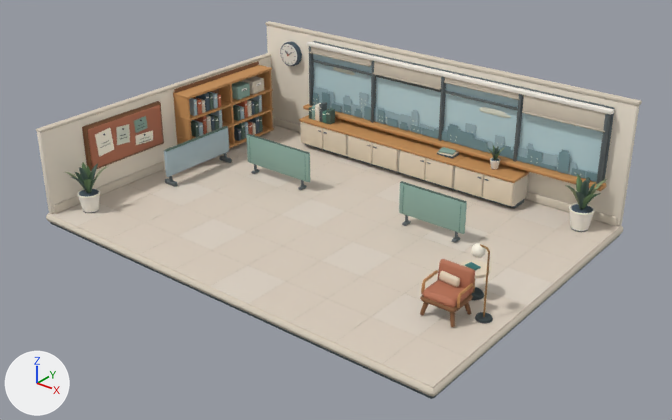
What one commit did to the glTF model worker/public/office/room.glb.
Rendered twice from a 50 mm lens placed at (13.57, -16.75, 10.7), pointed at (0.41, -0.3, 0.5). The axes (+X, +Y, +Z) are drawn at lower left. The lights are the same throughout. The older version comes first. Vertices at exactly the same position are counted once.

The scene before the commit, as lines of its bpy script (objects in view):
```python
ob_studio = bpy.data.objects.new('Studio', me_studio_web_mesh)
ob_studio.location = (0.0, 0.0, 0.0)
```
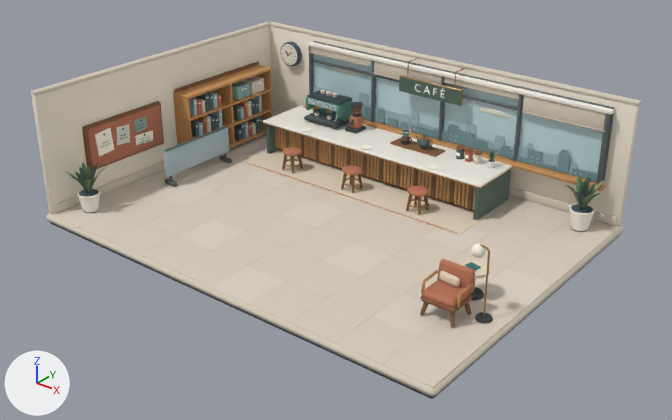
The change, as a diff of the scene's bpy script:
```diff
--- a/worker/public/office/room.glb.py
+++ b/worker/public/office/room.glb.py
@@ me_studio_web_mesh @@
-me_studio_web_mesh.from_pydata(...)  # 13354 vertices, 24736 faces; spans x -6.07..6.07, y -4.43..4.43, z -0.31..3.33
+me_studio_web_mesh.from_pydata(...)  # 26486 vertices, 50364 faces; spans x -6.07..6.07, y -4.43..4.43, z -0.31..3.33
+# me_studio_web_mesh part 1: a new loose piece, a box spanning x -3.27..-2.19, y 2.895..3.159, z 1.22..1.257, in mat_slate (dark grey #5b6466)
+# me_studio_web_mesh part 2: the loose piece of 72 vertices spanning x -6.03..-5.83, y -4.32..4.32, z 2.26..2.34 is moved by (0.0, 0.0, 0.98)
+# me_studio_web_mesh part 3: a new loose piece, a 24-sided cylinder along z spanning x 2.15..2.37, y 3.26..3.48, z 1.06..1.33, in mat_alabaster (pale yellow #d8cdbb)
+# me_studio_web_mesh part 4: the loose piece of 72 vertices spanning x -3.85..-2.98, y 3.28..3.32, z 0.14..0.81 is scaled about its middle by (0.064, 1.27, 1.18), then moved by (-0.73, -0.78, 0.05), in mat_honey_oak (orange #c48e56)
+# me_studio_web_mesh part 5: the loose piece of 72 vertices spanning x -3.57..-3.51, y 0.92..0.98, z 0.05..0.39 is scaled about its middle by (1.29, 0.579, 2.35), then moved by (-0.49, 1.58, 0.31), in mat_honey_oak (orange #c48e56)
+# me_studio_web_mesh part 6: the loose piece of 72 vertices spanning x -2.96..-2.1, y 3.28..3.32, z 0.14..0.81 is scaled about its middle by (0.064, 1.27, 1.18), then moved by (-0.36, -0.78, 0.05), in mat_honey_oak (orange #c48e56)
+# me_studio_web_mesh part 7: the loose piece of 72 vertices spanning x -3.82..-1.5, y 0.91..0.99, z 0.27..1.14 is scaled about its middle by (0.0237, 0.708, 0.924), then moved by (-0.11, 1.58, -0.18), in mat_honey_oak (orange #c48e56)
+# me_studio_web_mesh part 8: the loose piece of 72 vertices spanning x -1.81..-1.75, y 0.92..0.98, z 0.05..0.39 is scaled about its middle by (1.29, 0.579, 2.35), then moved by (-0.42, 1.58, 0.31), in mat_honey_oak (orange #c48e56)
+# me_studio_web_mesh part 9: the loose piece of 72 vertices spanning x -0.19..0.68, y 3.28..3.32, z 0.14..0.81 is scaled about its middle by (0.064, 1.27, 1.18), then moved by (-0.15, -0.78, 0.05), in mat_honey_oak (orange #c48e56)
+# me_studio_web_mesh part 10: the loose piece of 72 vertices spanning x 1.67..1.73, y 0.92..0.98, z 0.05..0.39 is scaled about its middle by (1.29, 0.579, 2.35), then moved by (-0.58, 1.58, 0.31), in mat_honey_oak (orange #c48e56)
+# me_studio_web_mesh part 11: the loose piece of 72 vertices spanning x 0.7..1.57, y 3.28..3.32, z 0.14..0.81 is scaled about its middle by (0.064, 1.27, 1.18), then moved by (0.45, -0.78, 0.05), in mat_honey_oak (orange #c48e56)
+# me_studio_web_mesh part 12: the loose piece of 72 vertices spanning x 1.47..3.41, y 0.91..0.99, z 0.27..1.14 is multiplied about its middle by the matrix ((0.029, 0.0, 0.0), (0.0, 0.708, 0.0), (0.0, 0.0, 0.924)), then moved by (0.29, 1.58, -0.18), in mat_honey_oak (orange #c48e56)
+# me_studio_web_mesh part 13: the loose piece of 72 vertices spanning x 2.53..3.39, y 3.28..3.32, z 0.14..0.81 is scaled about its middle by (0.064, 1.27, 1.18), then moved by (-0.12, -0.78, 0.05), in mat_honey_oak (orange #c48e56)
+# me_studio_web_mesh part 14: 55 loose pieces with 1996 vertices, spanning x -3.89..3.39, y 0.83..4.1, z 0.0..1.55, are deleted
+# me_studio_web_mesh part 15: 424 vertices removed from x -3.42..3.44, y 3.27..4.1, z 0.0..1.48; 15308 vertices added at x -4.42..3.07, y 1.25..4.2, z 0.0..3.25
+# me_studio_web_mesh part 16: 36 vertices removed from x -6.01..-5.85, y -4.32..4.32, z 2.26..2.3; 36 vertices added at x -6.01..-5.85, y -4.32..4.32, z 3.24..3.28
+# other edits to the shape of me_studio_web_mesh do not show in these pictures
 me_studio_web_mesh.materials.append(mat_slate)
@@ me_studio_web_mesh @@
 me_studio_web_mesh.materials.append(mat_teal_wool)
+me_studio_web_mesh.materials.append(mat_hair)  # brown #47352e
+me_studio_web_mesh.materials.append(mat_hair_light)  # brown #674b3b
```

Location of each change, [x1, y1, x2, y2] in pixels of the pictures (672 x 420 px; the box of a moved part takes in the faces that stretch with it):
'Studio', reshaped: before [36, 21, 642, 399]; after [30, 21, 642, 399]
part 1 of me_studio_web_mesh, added: after [306, 113, 341, 125]
part 2 of me_studio_web_mesh, moved or reshaped: before [36, 53, 271, 133]; after [30, 22, 270, 96]
part 3 of me_studio_web_mesh, added: after [473, 154, 482, 164]
part 4 of me_studio_web_mesh, moved or reshaped: before [300, 122, 323, 149]; after [275, 127, 278, 148]
part 5 of me_studio_web_mesh, moved or reshaped: before [254, 164, 257, 171]; after [278, 128, 281, 149]
part 6 of me_studio_web_mesh, moved or reshaped: before [323, 128, 346, 156]; after [307, 137, 310, 158]
part 7 of me_studio_web_mesh, moved or reshaped: before [247, 135, 310, 182]; after [310, 138, 313, 159]
part 8 of me_studio_web_mesh, moved or reshaped: before [301, 180, 304, 187]; after [325, 142, 328, 164]
part 9 of me_studio_web_mesh, moved or reshaped: before [399, 150, 426, 180]; after [390, 162, 393, 184]
part 10 of me_studio_web_mesh, moved or reshaped: before [405, 215, 408, 222]; after [421, 171, 425, 187]
part 11 of me_studio_web_mesh, moved or reshaped: before [425, 158, 453, 188]; after [435, 176, 439, 198]
part 12 of me_studio_web_mesh, moved or reshaped: before [399, 183, 467, 234]; after [472, 187, 475, 210]
part 13 of me_studio_web_mesh, moved or reshaped (not visible afterwards): before [483, 175, 513, 206]
part 14 of me_studio_web_mesh, deleted: before [247, 105, 505, 243]
part 15 of me_studio_web_mesh, built on: before [315, 102, 529, 209]; after [241, 58, 514, 236]
part 16 of me_studio_web_mesh, moved or reshaped: before [37, 56, 271, 213]; after [31, 26, 271, 213]
